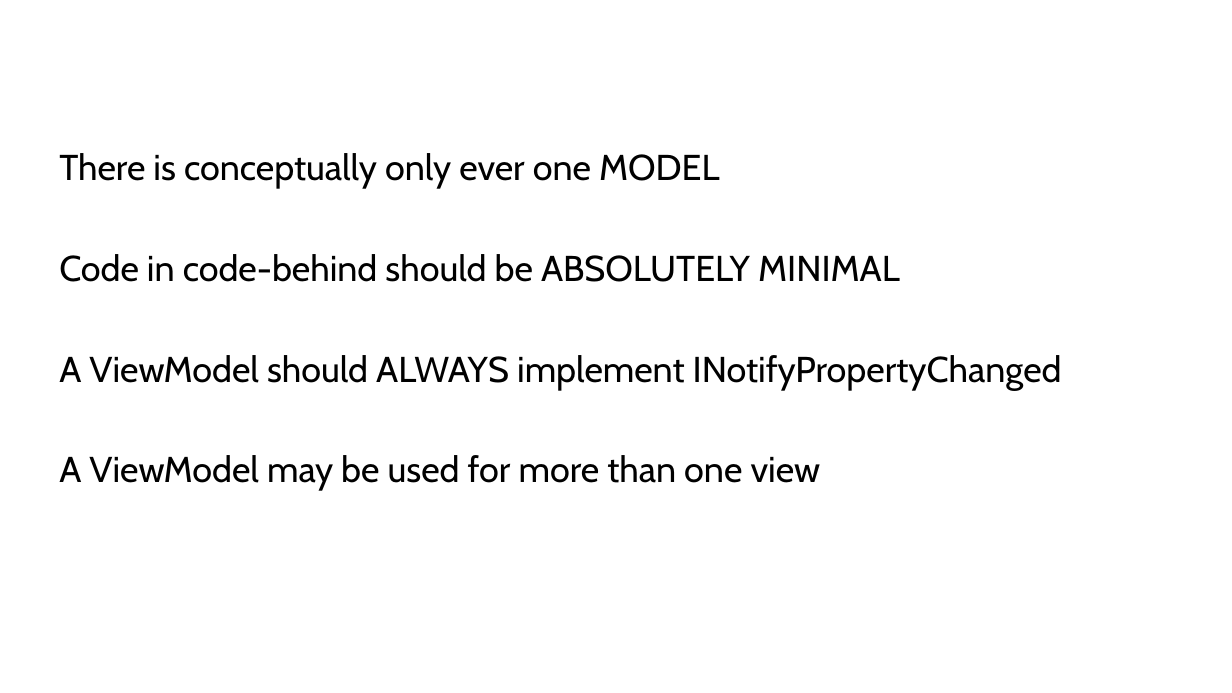
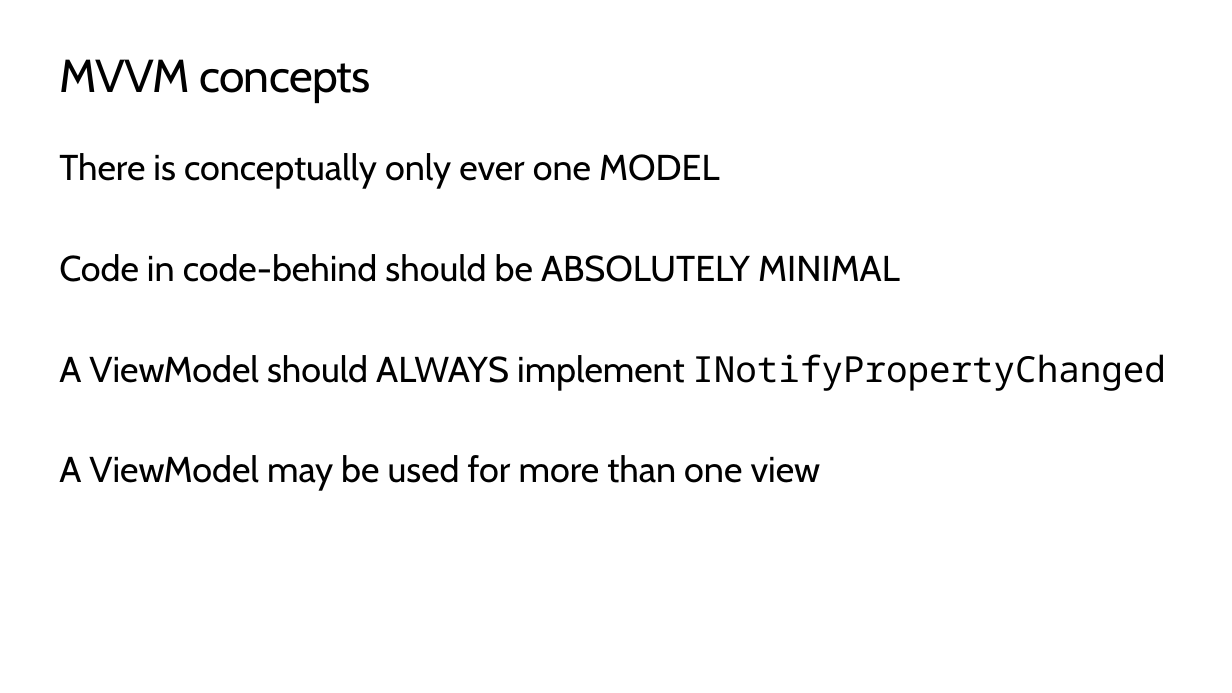
Before and after one commit to ondfisk/BDSA2019, a slide deck: slide 18 of Slides/Lecture10 - Apps and XAML, UWP and Xamarin.Forms.pptx. Drawn at 1232x693 pixels with LibreOffice and Linux fonts; fonts in the diff are those of the drawing; background and template pictures are left out. Boxes give left, top, right and bottom in pixels: in the first picture for what was removed or moved away, otherwise in the second. Text is boxed around its words. In the diff, an @@ line names an element or a change of style, - is before the commit and + after.

```diff
--- a/Slides/Lecture10 - Apps and XAML, UWP and Xamarin.Forms.pptx
+++ b/Slides/Lecture10 - Apps and XAML, UWP and Xamarin.Forms.pptx
@@ title added at (59,59,371,103), 36 pt, text #000000 @@
+MVVM concepts
@@ text at (59,354,1166,391): font Cabin to Noto Sans Mono in "INotifyPropertyChanged" @@
```
Also in this commit, not shown: 1 other slide changed, 2 slides added, 1 slide removed, 13 other files.
